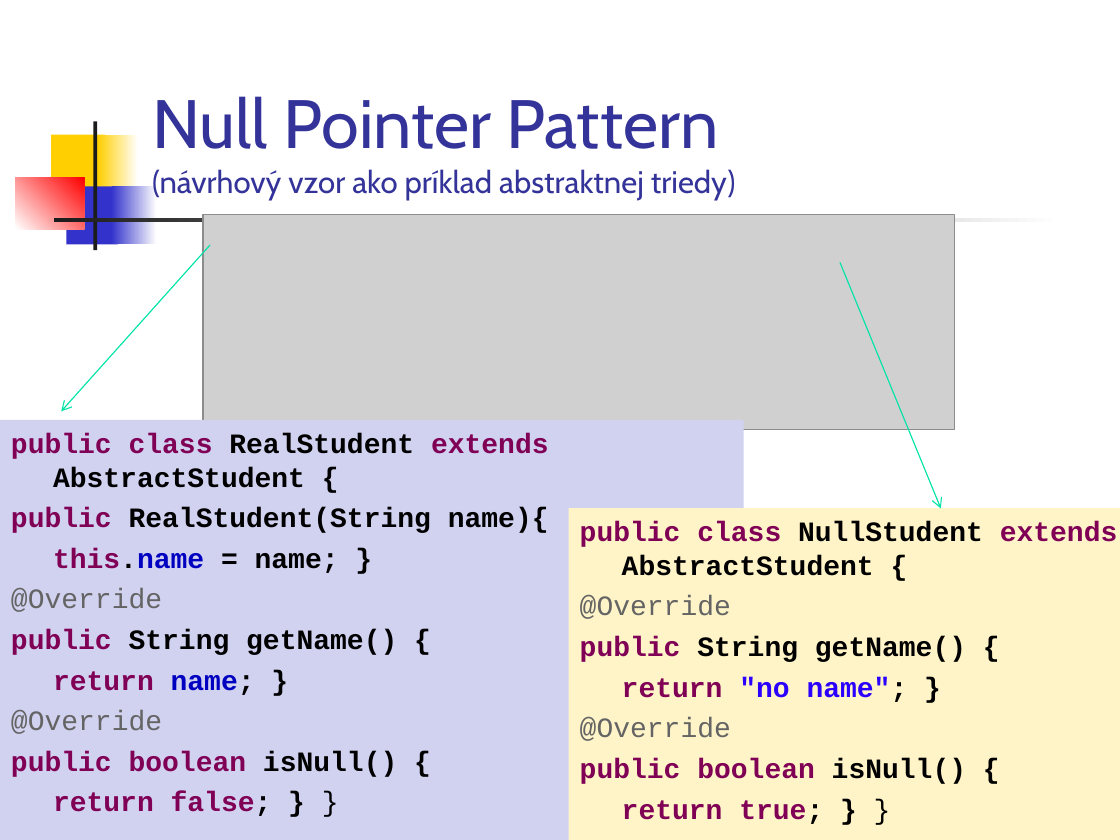
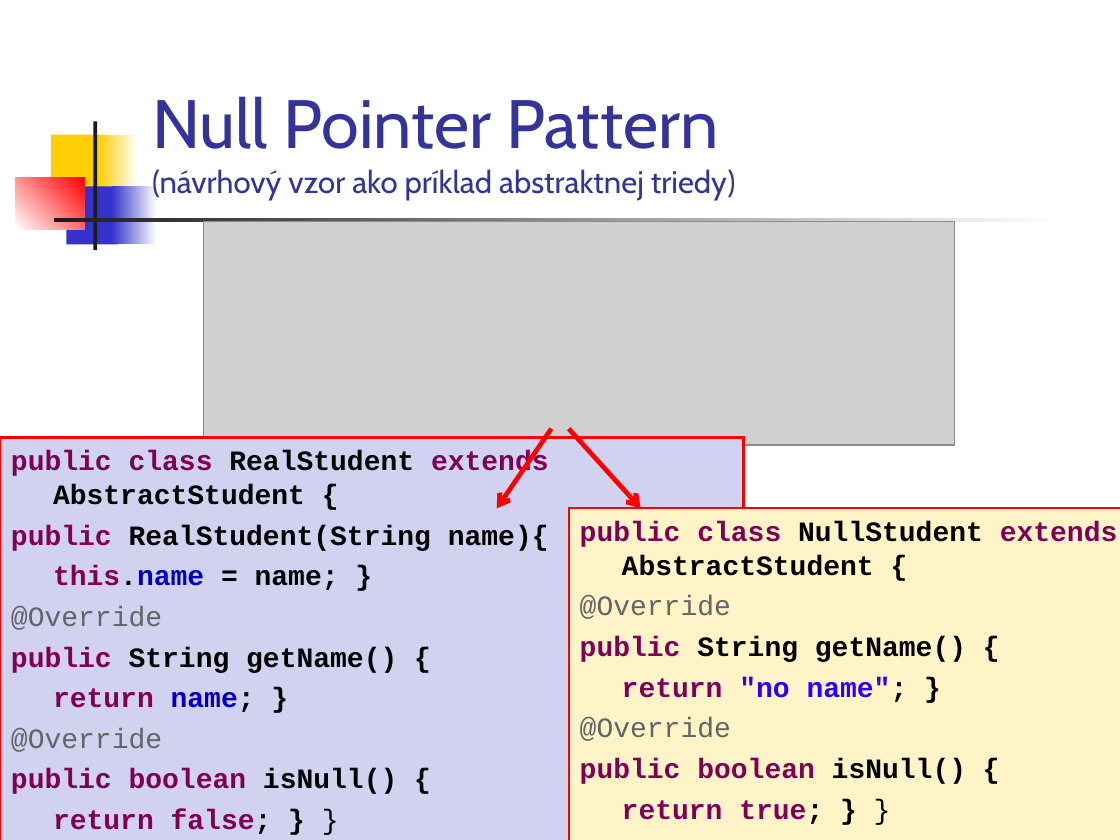
Before and after one commit to Programovanie4/Prednasky, a slide deck: slide 8 of 04/04_java.ppt (slide 11 before the commit). Drawn at 1120x840 pixels with LibreOffice and Linux fonts; fonts in the diff are those of the drawing; grey boxes stand for pictures. Boxes give left, top, right and bottom in pixels: in the first picture for what was removed or moved away, otherwise in the second. Text is boxed around its words. In the diff, an @@ line names an element or a change of style, - is before the commit and + after.

```diff
--- a/04/04_java.ppt
+++ b/04/04_java.ppt
@@ picture: place and size @@
-picture at <box>203,214,954,429</box>
+picture at <box>204,222,955,445</box>
@@ arrow removed from (211, 245) to (62, 411) @@
@@ arrow removed from (840, 262) to (941, 508) @@
@@ rectangle "public class RealStudent extends AbstractStudent ..." at <box>0,438,744,840</box>: outline none to #FF0000 1.5 pt @@
@@ rectangle "public class RealStudent extends AbstractStudent ...": place and size @@
-rectangle "public class RealStudent extends AbstractStudent ..." at <box>0,420,744,840</box>
+rectangle "public class RealStudent extends AbstractStudent ..." at <box>0,438,744,840</box>
@@ arrow added from (551, 429) to (497, 508), #FF0000 3 pt @@
@@ arrow added from (569, 429) to (641, 508), #FF0000 3 pt @@
@@ rectangle "public class NullStudent extends AbstractStudent ..." at <box>569,508,1120,840</box>: outline none to #FF0000 1.5 pt @@
```
Also in this commit, not shown: 7 other slides changed, 1 slide added, 5 slides removed, 4 other files.
